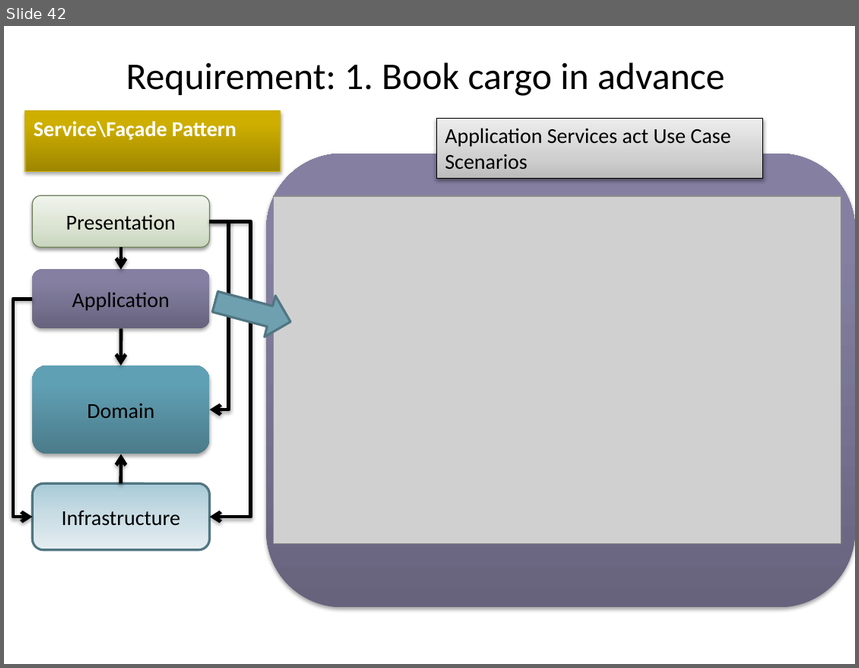
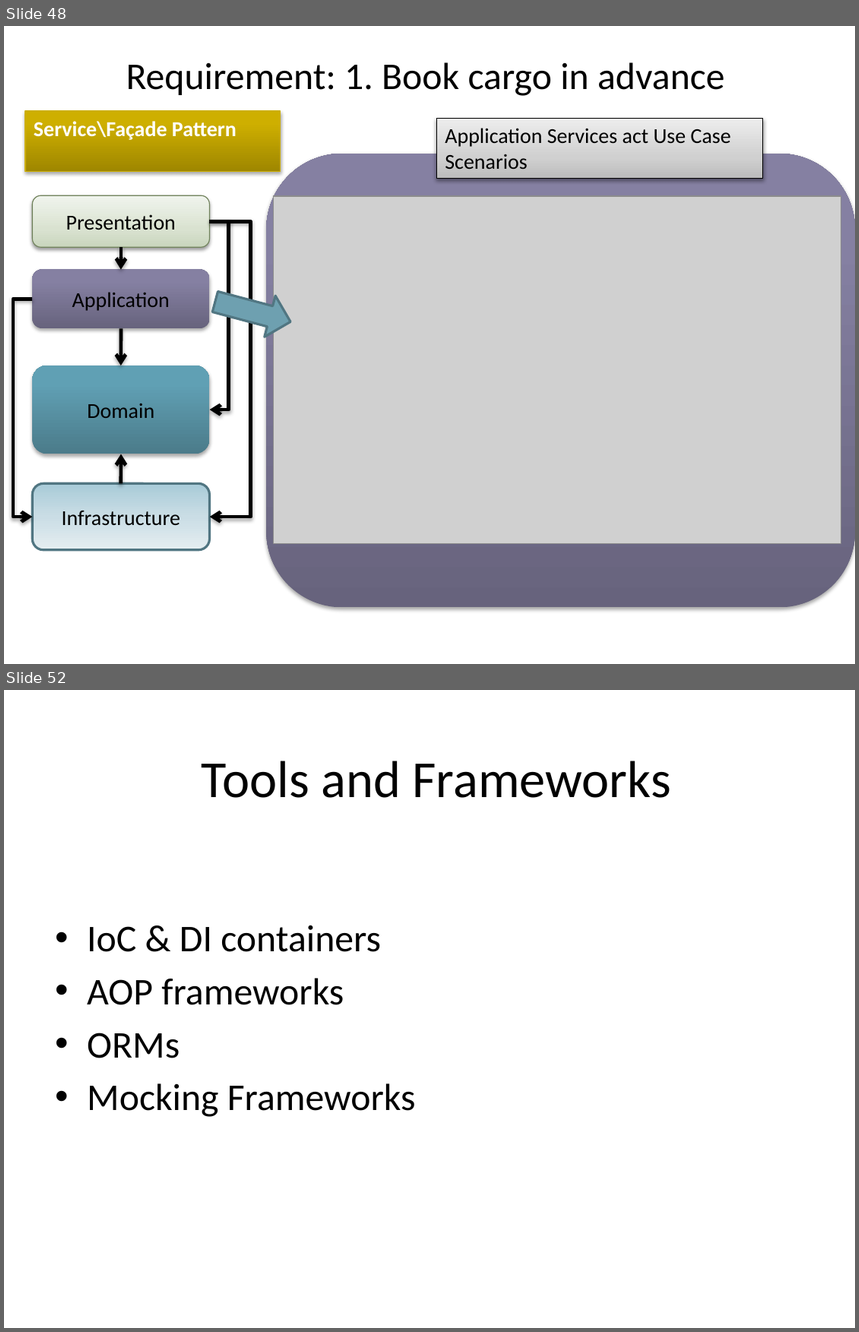
Before and after one commit to arturtv/dddpresentation, a slide deck: Domain-DrivenDesign.A.Trosin.pptx. Shown one above the other, each under a label of ours: slide 42 before the commit, slides 48 and 52 after it; the slides between them are not shown. The pictures are 859x668 and 859x1332 pixels, drawn with LibreOffice and Linux fonts; fonts in the diff are those of the drawing; grey boxes stand for pictures. Boxes give left, top, right and bottom in pixels: in the first picture for what was removed or moved away, otherwise in the second. Text is boxed around its words. In the diff, an @@ line names an element or a change of style, - is before the commit and + after.

```diff
--- a/Domain-DrivenDesign.A.Trosin.pptx
+++ b/Domain-DrivenDesign.A.Trosin.pptx
@@ slide 52 added at (4,690,855,1328), background #FFFFFF @@
@@ title added at (202,761,671,798), 44 pt, text #000000 @@
+Tools and Frameworks
@@ text added at (87,925,416,1117), 32 pt, text #000000 @@
+• IoC & DI containers
+• AOP frameworks
+• ORMs
+• Mocking Frameworks
@@ what was slide 42 is now slide 48 @@
```
Also in this commit, not shown: 2 slides changed, 12 other slides added, 1 slide removed.
